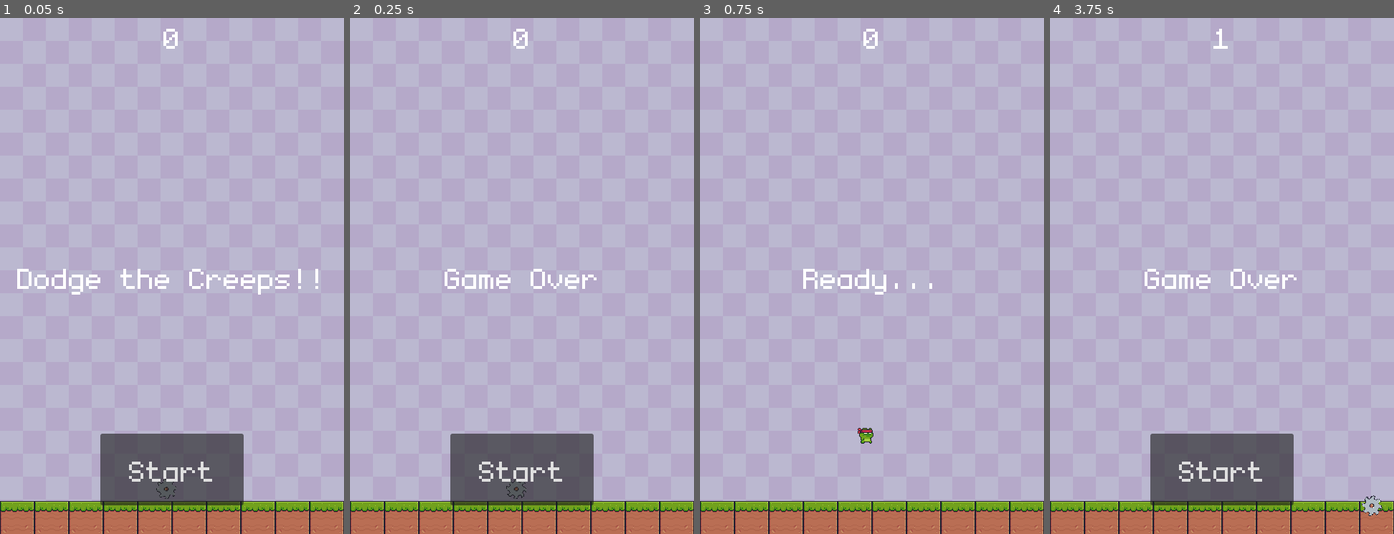
Above: before the commit, frames 1-4 (left to right).
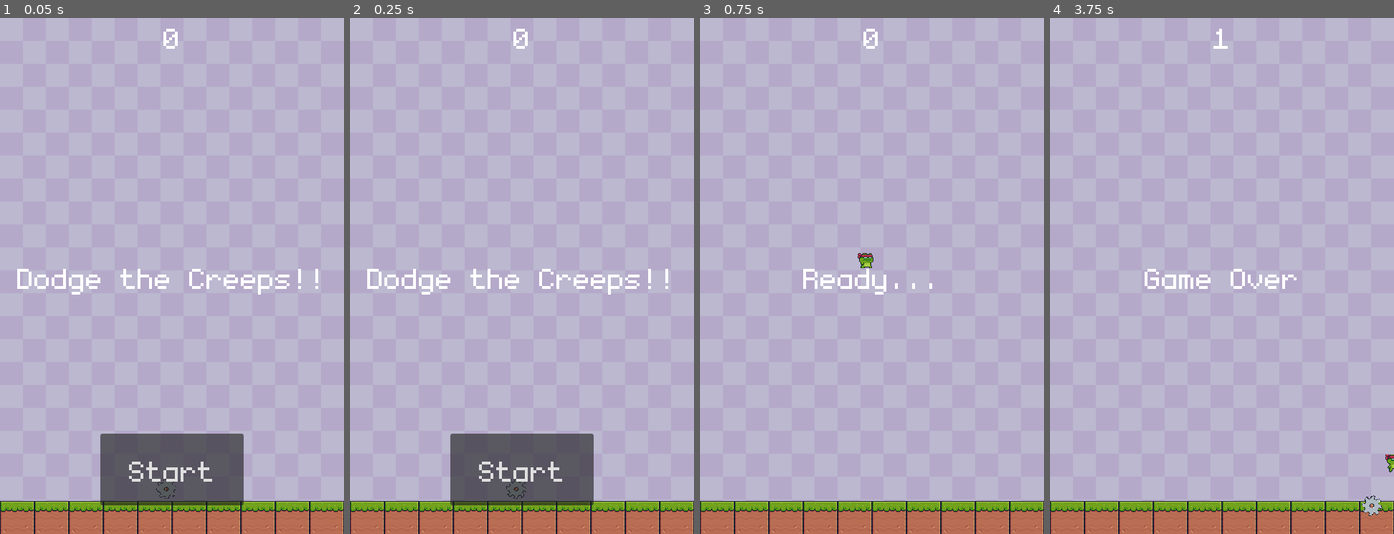
Above: after the commit, the same moments.

Repository: Imphalda/Simple-Godot-Project
Game: Godot game, scene res://main.tscn
Same seed, same stepped clock (60 frames per second), same inputs: the game is played once before the commit and once after it.
Inputs:
- Up to frame 1 (0.05 s): no input
- Up to frame 2 (0.25 s): no input
- Up to frame 3 (0.75 s): click "Start" at 0.5 s
- Up to frame 4 (3.75 s): hold Right (move_right) 1.28-2.03 s; hold Left (move_left) 2.03-2.78 s; hold Right (move_right) 2.78-3.53 s; hold Up (move_up) from 3.53 s (still down)

Frame 1 is identical in both runs. In frame 2, 1.3% of the frame differs, in the area x 5-93%, y 48-54%; in frame 3, 0.2%; in frame 4, 5.8%, in the area x 29-100%, y 80-95%.

Commit message:
First Attempt at floor collision

Diff:
--- /dev/null
+++ b/floor_collison.gd
@@ -0,0 +1,11 @@
+extends RigidBody2D
+
+
+# Called when the node enters the scene tree for the first time.
+func _ready() -> void:
+	pass # Replace with function body.
+
+
+# Called every frame. 'delta' is the elapsed time since the previous frame.
+func _process(delta: float) -> void:
+	pass
--- a/main.gd
+++ b/main.gd
@@ -63,3 +63,7 @@
 func _on_start_timer_timeout() -> void:
 	$MobTimer.start()
 	$ScoreTimer.start()
+
+
+func _on_floor_collison_body_entered(body: Node) -> void:
+	$Player.on_floor = true
--- a/main.tscn
+++ b/main.tscn
@@ -1,9 +1,10 @@
-[gd_scene load_steps=9 format=3 uid="uid://nfmjttbxj6eq"]
+[gd_scene load_steps=10 format=3 uid="uid://nfmjttbxj6eq"]
 
 [ext_resource type="PackedScene" uid="uid://dg21gi43uohqb" path="res://player.tscn" id="1_418vv"]
 [ext_resource type="Script" path="res://main.gd" id="1_l7y1o"]
 [ext_resource type="PackedScene" uid="uid://3hb1xvktmyxr" path="res://mob.tscn" id="2_53coy"]
 [ext_resource type="PackedScene" uid="uid://jj63iil8ufje" path="res://floor.tscn" id="3_g0gn7"]
+[ext_resource type="Script" path="res://floor_collison.gd" id="5_766sv"]
 [ext_resource type="Texture2D" uid="uid://b5e6bf5s8n06k" path="res://Assets/Background/Purple.png" id="5_u8fwy"]
 [ext_resource type="PackedScene" uid="uid://ccru1hepmb8gd" path="res://HUD.tscn" id="6_1211q"]
 
@@ -39,6 +40,7 @@
 
 [node name="floor collison" type="RigidBody2D" parent="Floor"]
 position = Vector2(0, -672)
+script = ExtResource("5_766sv")
 
 [node name="floor collison shape" type="CollisionShape2D" parent="Floor/floor collison"]
 position = Vector2(240.625, 696)
@@ -74,6 +76,7 @@
 stretch_mode = 1
 
 [connection signal="hit" from="Player" to="." method="game_over"]
+[connection signal="body_entered" from="Floor/floor collison" to="." method="_on_floor_collison_body_entered"]
 [connection signal="timeout" from="MobTimer" to="." method="_on_mob_timer_timeout"]
 [connection signal="timeout" from="ScoreTimer" to="." method="_on_score_timer_timeout"]
 [connection signal="timeout" from="StartTimer" to="." method="_on_start_timer_timeout"]
--- a/player.gd
+++ b/player.gd
@@ -1,6 +1,6 @@
 extends Area2D
 signal hit
-@export var speed = 300
+@export var speed = 100
 var screen_size
 
 # Called when the node enters the scene tree for the first time.
@@ -13,9 +13,11 @@
 # Called every frame. 'delta' is the elapsed time since the previous frame.
 func _process(delta: float) -> void:
 	var velocity = Vector2.ZERO
+	var on_floor = false
 
 	#Gravity
-	velocity += Vector2.DOWN * speed * delta
+	if !on_floor:
+		velocity += Vector2.DOWN * speed * delta
 
 	"""
 	if Input.is_action_pressed("move_right"):
@@ -57,7 +59,7 @@
 
 
 func _on_body_entered(_body: Node2D) -> void:
-	hide()
+	#hide()
 	hit.emit()
 	$CollisionShape2D.set_deferred("disabled", true)
 
